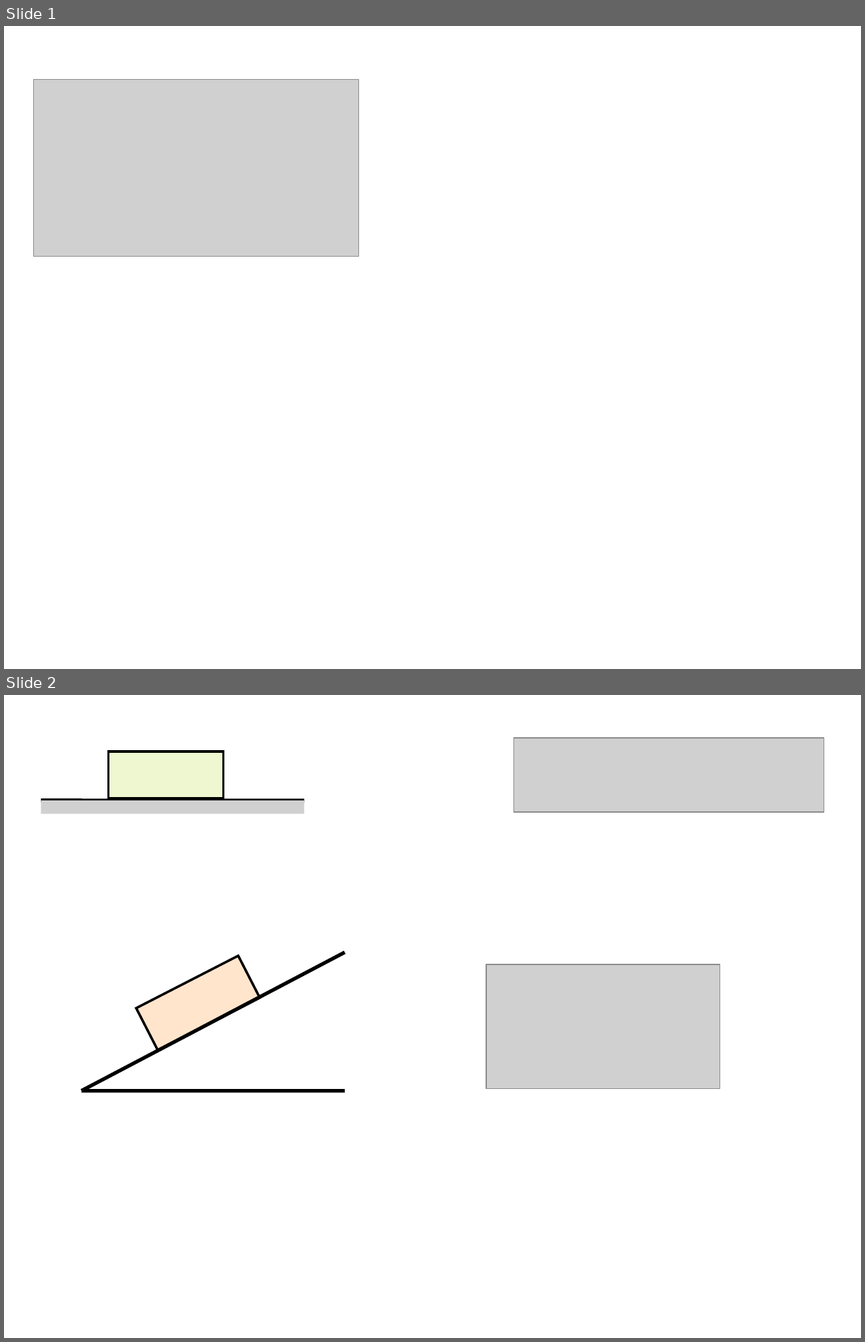
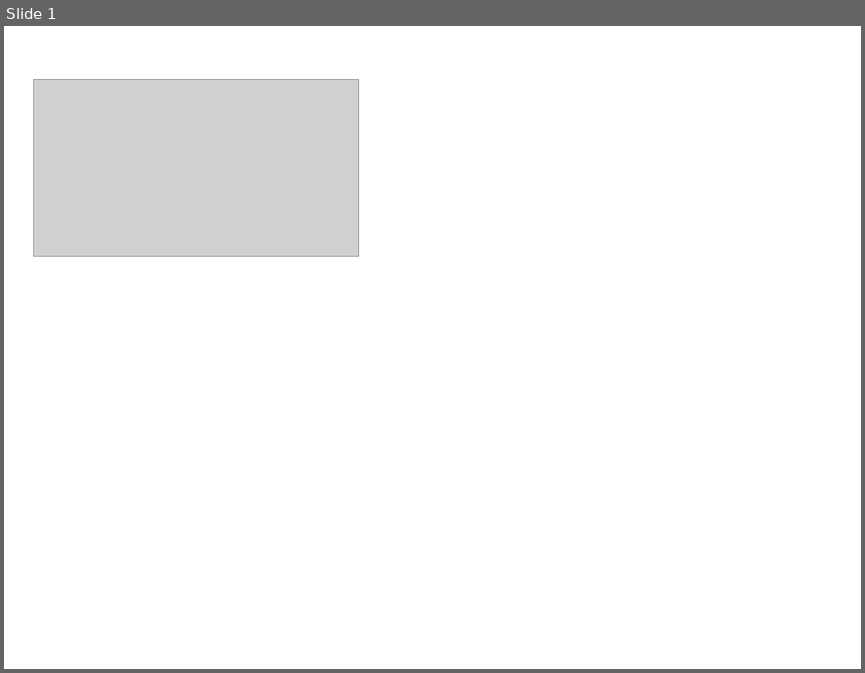
Before and after one commit to l432/NMK, a slide deck: Lecture/Chem/1semestr/Kr1_2022/SvivbesidaFigs.ppt. Shown one above the other, each under a label of ours: slides 1 and 2 before the commit, slide 1 after it. The pictures are 865x1342 and 865x673 pixels, drawn with LibreOffice and Linux fonts; fonts in the diff are those of the drawing; grey boxes stand for pictures. Boxes give left, top, right and bottom in pixels: in the first picture for what was removed or moved away, otherwise in the second. Text is boxed around its words. In the diff, an @@ line names an element or a change of style, - is before the commit and + after.

```diff
--- a/Lecture/Chem/1semestr/Kr1_2022/SvivbesidaFigs.ppt
+++ b/Lecture/Chem/1semestr/Kr1_2022/SvivbesidaFigs.ppt
@@ slide 2 removed at box(4, 695, 861, 1338), background #FFFFFF @@
@@ rectangle removed at box(109, 751, 224, 798) @@
@@ picture removed at box(514, 738, 824, 813) @@
@@ line removed from (41, 800) to (304, 800) @@
@@ picture removed at box(41, 800, 304, 814) @@
@@ line removed from (81, 1091) to (345, 952) @@
@@ rectangle removed at box(136, 956, 260, 1050) @@
@@ picture removed at box(486, 964, 719, 1088) @@
@@ line removed from (81, 1091) to (345, 1091) @@
```
Also in this commit, not shown: 4 slides added, 2 other files.
